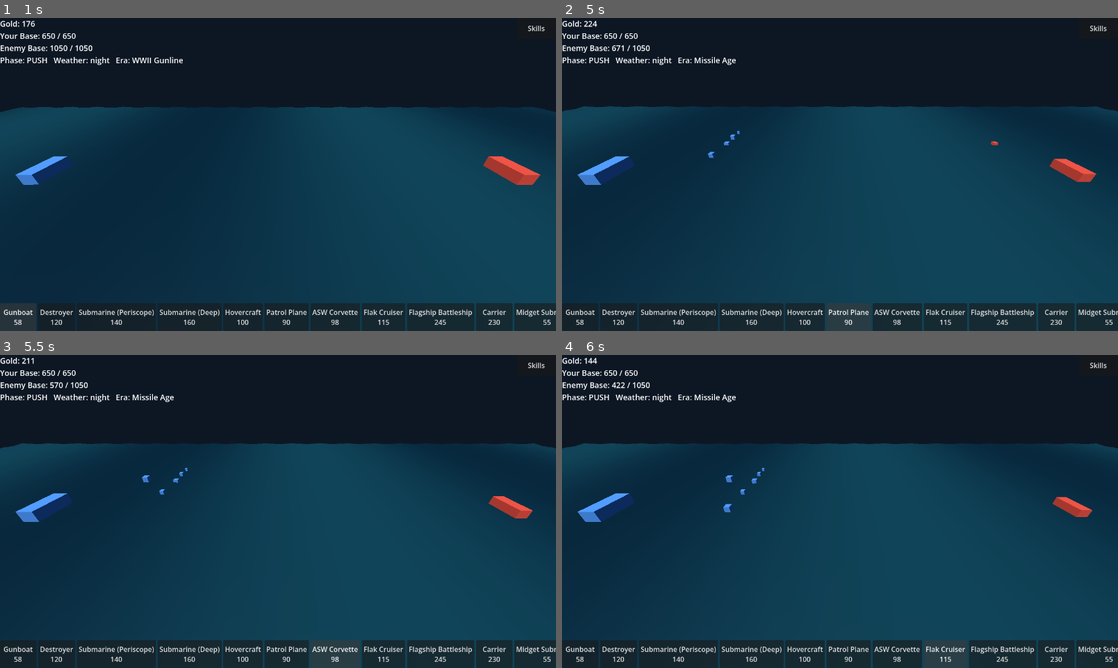
Above: before the commit, frames 1-4 (two rows, left to right).
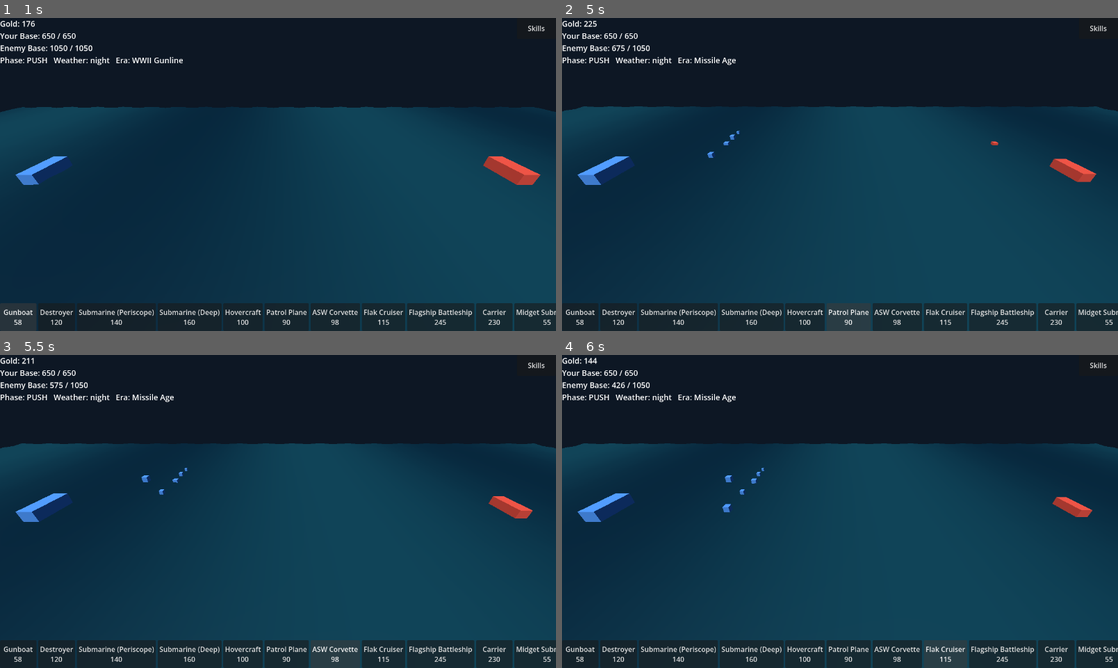
Above: after the commit, the same moments.

Repository: icomppower/iron-corridor
Game: Godot game, scene res://presentation/Main.tscn
The game is run twice, just before and just after one commit, with the same random seed, the same clock (stepped at 60 frames per second) and the same inputs.
Inputs:
- Up to frame 1 (1 s): click "Gunboat 58" at 0.5 s
- Up to frame 2 (5 s): click "Destroyer 120" at 1.25 s; click "Submarine (Periscope) 140" at 2 s; click "Submarine (Deep) 160" at 2.75 s; click "Hovercraft 100" at 3.5 s; click "Patrol Plane 90" at 4.25 s
- Up to frame 3 (5.5 s): click "ASW Corvette 98" at 5 s
- Up to frame 4 (6 s): click "Flak Cruiser 115" at 5.75 s

Frame 1 is identical in both runs. In frame 2, less than 0.1% of the frame differs, in the area x 5-96%, y 0-53%; in frame 3, less than 0.1%; in frame 4, less than 0.1%, in the area x 10-96%, y 8-52%.

Commit message:
Balance convergence pass 8: opportunistic upgrades kill the stall artifact
Root cause found for turtle's immovable 1.00: the save-up scheduler
banks gold for exponentially-priced INCOME upgrades (100..1049, 1.6x
growth), stalling military production for dozens of ticks. Every list
with INCOME — including the enemy level_ai — freezes mid-save; turtle's
three cheap items never stall, so it out-tempos a periodically frozen
enemy. The stall, not the comp, was deciding matches (also why eco's L1
death time sat pinned at ~59-60 across four passes of comp changes).

- upgrades leave the fair-share credit rotation; bought opportunistically
  when gold >= 1.5x cost, so military spend never starves — the
  high-income enemy AI finally applies its 19-20 income as pressure
- eco seed floor 1.3x -> 1.6x (one more corvette clears the Balance4
  L1 bar)
- weather halved again (fog -2% gun, night +1.5%/-1%): mid-range win
  rates amplify small attack multipliers into >15% swings (Oracle6)

Co-Authored-By: Claude Fable 5 <noreply@anthropic.com>
Claude-Session: https://claude.ai/code/session_01CdRtWNHmvePL8b9JUYqr96

Diff:
--- a/data/weather.json
+++ b/data/weather.json
@@ -1,11 +1,11 @@
 {
   "clear": {},
   "fog": {
-    "gun_attack_pct": -0.04
+    "gun_attack_pct": -0.02
   },
   "night": {
-    "torpedo_attack_pct": 0.03,
-    "gun_attack_pct": -0.02
+    "torpedo_attack_pct": 0.015,
+    "gun_attack_pct": -0.01
   },
   "storm": {
     "grounds_air": true
--- a/sim/strategies.gd
+++ b/sim/strategies.gd
@@ -44,7 +44,7 @@
 		defender_hp += float(side["stacks"][uid]["alive_hp"])
 	var seed_unit := "corvette_asw" if side["roster"].has("corvette_asw") else "gunboat"
 	var udef: Dictionary = catalog.units.get(seed_unit, {})
-	var threat_scale: float = max(1.3, float(level.get("enemy_income_base", 12.0)) / 12.0)
+	var threat_scale: float = max(1.6, float(level.get("enemy_income_base", 12.0)) / 12.0)
 	var seed_target: float = float(udef.get("hp", 40.0)) * 3.0 * threat_scale
 	if defender_hp < seed_target and side["roster"].has(seed_unit):
 		MatchSim.enqueue_build(side, catalog, seed_unit, economy, tick)
@@ -61,16 +61,28 @@
 ## saves up for it instead of skipping to something cheaper — otherwise
 ## expensive/rare slots (submarines, flagships) are perpetually crowded
 ## out by whatever's cheap and never get bought at all.
+##
+## Upgrades are the exception: they are bought opportunistically (only
+## when gold comfortably exceeds the cost) instead of through the credit
+## rotation. Their exponentially-growing prices otherwise stall military
+## production for dozens of ticks while the side banks gold — the stall,
+## not the upgrade, ends up deciding matches.
+const UPGRADE_HEADROOM := 1.5
+
 static func _spend_weighted(side: Dictionary, catalog: Catalog, economy: Dictionary, tick: int, priority: Array) -> void:
+	for item in ["INCOME", "INSTALLMENT"]:
+		if item in priority and _purchasable(side, catalog, item) and side["gold"] >= _upgrade_cost(side, economy, item) * UPGRADE_HEADROOM:
+			_execute_buy(side, catalog, economy, tick, item)
 	var credit: Dictionary = side.get("_credit", {})
-	for item in priority:
+	var units: Array = priority.filter(func(i): return i != "INCOME" and i != "INSTALLMENT")
+	for item in units:
 		credit[item] = float(credit.get(item, 0.0)) + 1.0
 	var attempts := 0
 	while attempts < MAX_WEIGHTED_BUYS_PER_DECISION:
 		attempts += 1
 		var best := ""
 		var best_credit := -1.0
-		for item in priority:
+		for item in units:
 			if float(credit.get(item, 0.0)) > best_credit and _purchasable(side, catalog, item):
 				best = item
 				best_credit = credit[item]
@@ -79,6 +91,11 @@
 		_execute_buy(side, catalog, economy, tick, best)
 		credit[best] = 0.0
 	side["_credit"] = credit
+
+static func _upgrade_cost(side: Dictionary, economy: Dictionary, item: String) -> float:
+	var cfg: Dictionary = economy["income_upgrade"] if item == "INCOME" else economy["installment_upgrade"]
+	var level: int = int(side["income_level"]) if item == "INCOME" else int(side["installment_level"])
+	return float(cfg["cost_base"]) * pow(float(cfg["cost_growth"]), level)
 
 ## Whether the item is a valid purchase target at all (in roster / upgrade
 ## not maxed) — independent of current gold, so the scheduler can decide
